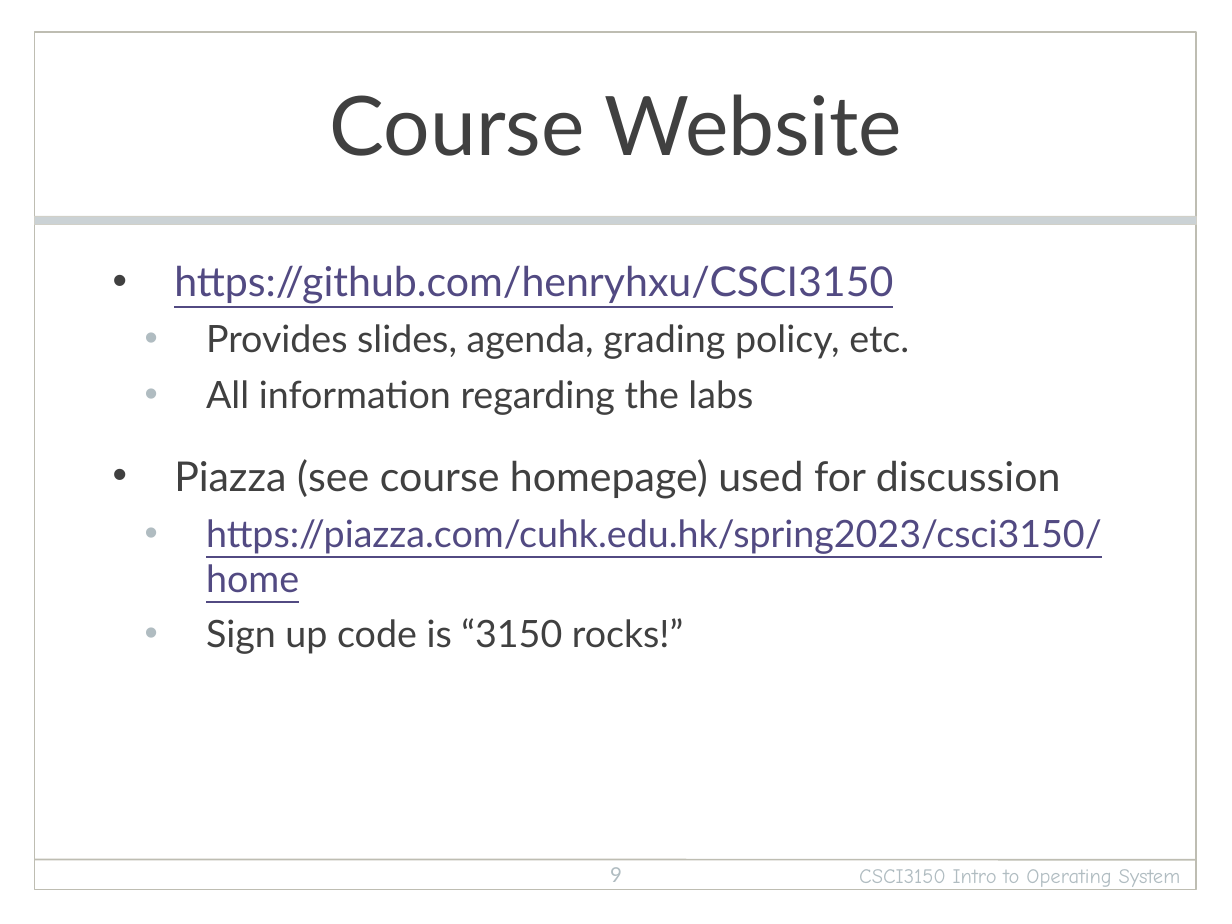
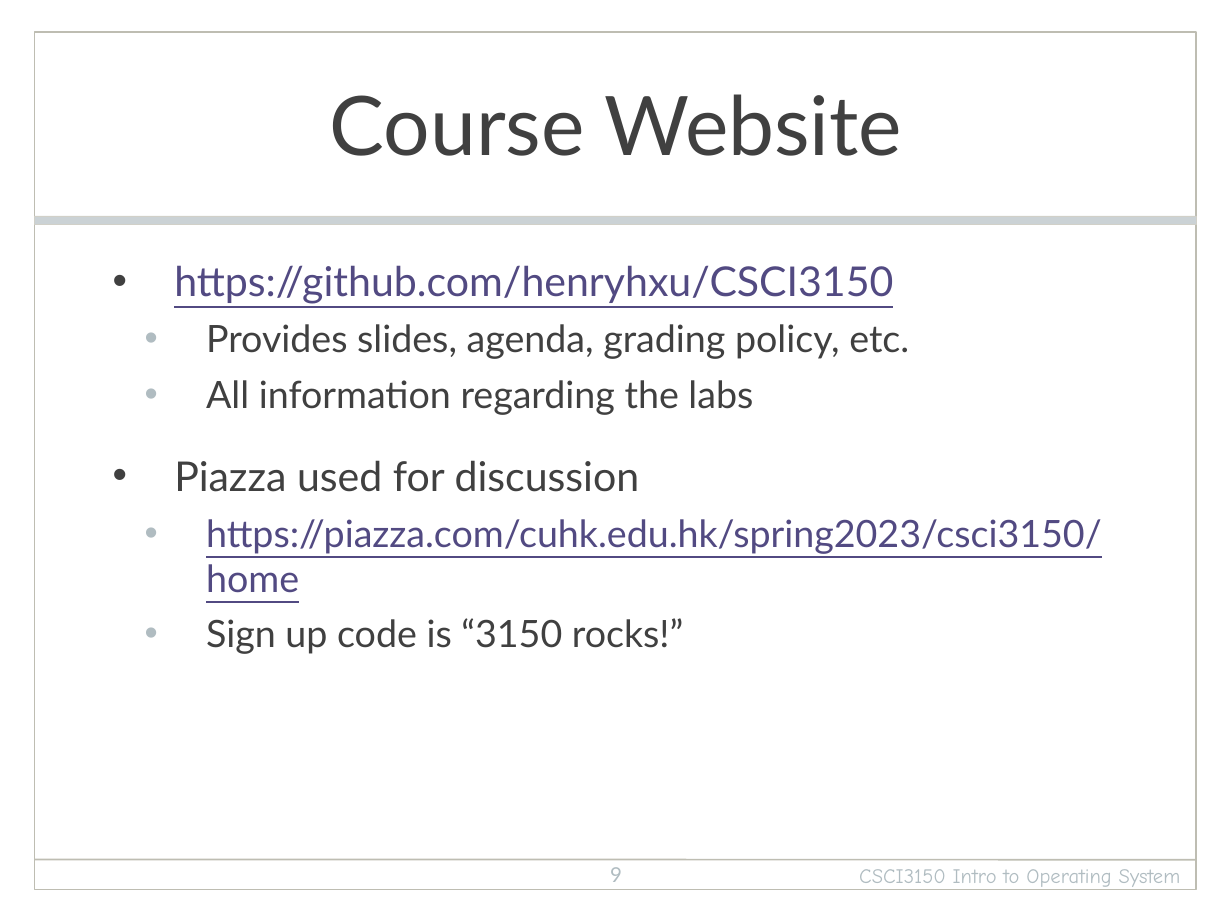
Before and after one commit to henryhxu/CSCI3150, a slide deck: slide 9 of lecture/lec1_intro.pptx. Drawn at 1232x924 pixels with LibreOffice and Linux fonts; fonts in the diff are those of the drawing; background and template pictures are left out. Boxes give left, top, right and bottom in pixels: in the first picture for what was removed or moved away, otherwise in the second. Text is boxed around its words. In the diff, an @@ line names an element or a change of style, - is before the commit and + after.

Commit message:
lec1 updated

```diff
--- a/lecture/lec1_intro.pptx
+++ b/lecture/lec1_intro.pptx
@@ text at [174,460,640,492]: text changed @@
-• Piazza (see course homepage) used for discussion
+• Piazza used for discussion
```
Also in this commit, not shown: 2 other slides changed.
